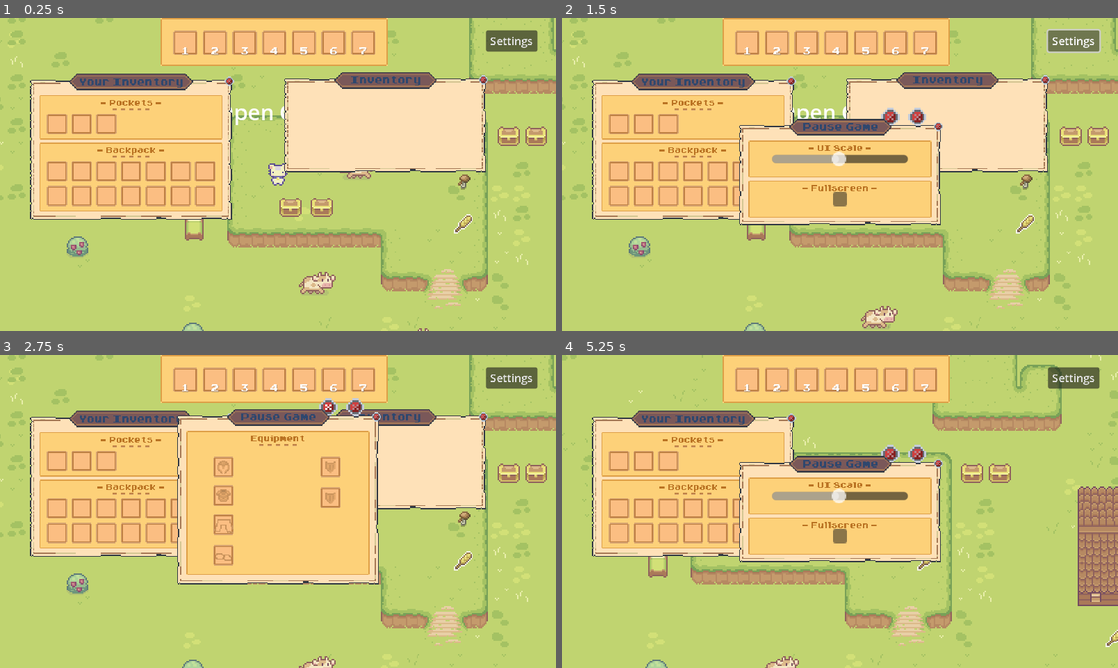
Above: before the commit, frames 1-4 (two rows, left to right).
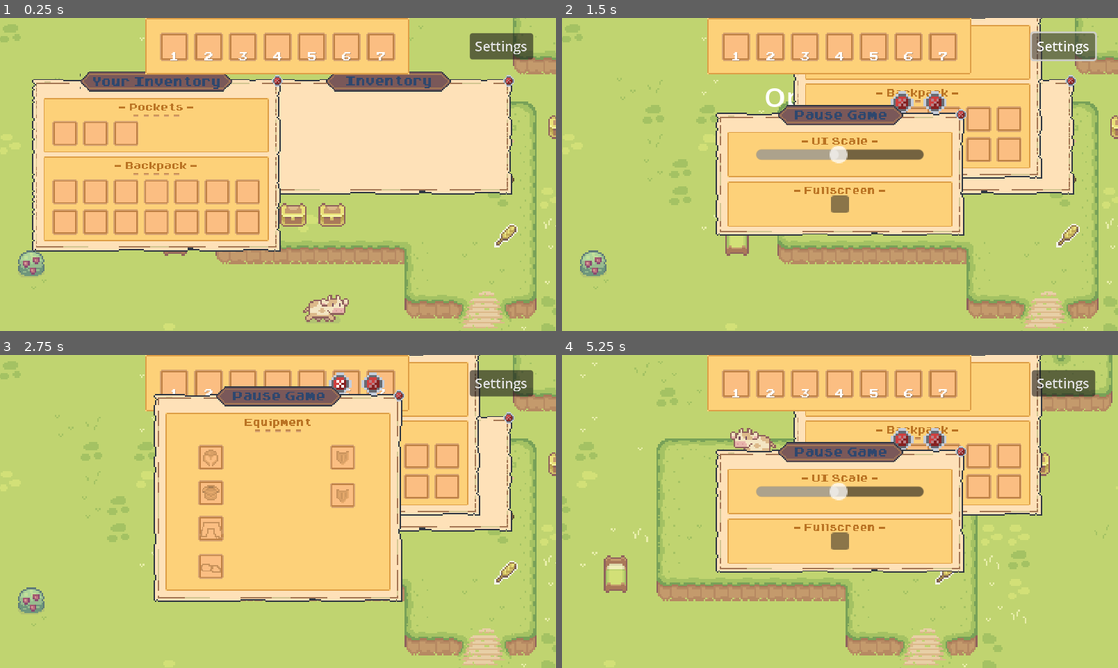
Above: after the commit, the same moments.

Repository: kawaiibats/tacobat
Game: Godot game, scene res://scenes/master.tscn
Same seed, same stepped clock (60 frames per second), same inputs: the game is played once before the commit and once after it. Sound files missing from this copy of the repository are replaced by a short silence.
Inputs (mouse positions are in pixels of both pictures, inside the frame that each line leads up to; where the layout moved, square brackets give the same spot in the first picture):
- Up to frame 1 (0.25 s): no input
- Up to frame 2 (1.5 s): drag from (639, 246) to (840, 174) at 0.52 s; click "Settings" at 1.25 s
- Up to frame 3 (2.75 s): click (339, 439) [328, 452] at 2 s
- Up to frame 4 (5.25 s): click (934, 383) [917, 408] at 2.75 s; tap Enter at 3.5 s; drag from (945, 461) to (840, 511) at 3.52 s; tap Space at 4.25 s; move the mouse to (695, 486) at 4.27 s; press the mouse at (695, 486) at 4.28 s; hold D (right) 4.28-5 s; release the mouse at (695, 486) at 5 s; drag from (617, 461) to (840, 511) at 5.02 s

The runs differ from the first frame. In frame 1, 39% of the frame differs, in the area x 0-100%, y 0-100%; in frame 2, 50%; in frame 3, 46%; in frame 4, 50%.

Commit message:
pivot fixes wip

Diff:
--- a/components/inventory/core/hotbar.tscn
+++ b/components/inventory/core/hotbar.tscn
@@ -11,6 +11,7 @@
 offset_right = 92.0
 offset_bottom = 39.0
 grow_horizontal = 2
+pivot_offset = Vector2(92, 0)
 texture = ExtResource("1_0rox8")
 region_rect = Rect2(354, 274, 28, 12)
 patch_margin_left = 27
--- a/components/inventory/inventory_ui/split_stack.tscn
+++ b/components/inventory/inventory_ui/split_stack.tscn
@@ -40,6 +40,7 @@
 anchor_bottom = 1.0
 grow_horizontal = 2
 grow_vertical = 2
+pivot_offset = Vector2(576, 324)
 color = Color(0, 0, 0, 0.466667)
 script = ExtResource("1_k2wcd")
 qty_slider_path = NodePath("main_panel/scale/quantity_slider")
--- a/components/managers/resource_manager.gd
+++ b/components/managers/resource_manager.gd
@@ -13,11 +13,6 @@
 	"jojiberry" : preload( "res://art/item_icon/apple.png" ),
 	"speed_trinket" : preload( "res://art/item_icon/speed_trinket.png" )
 }
-
-var tscn = {
-	"hotbar_slot": preload("res://components/inventory/core/hotbar_slot.gd")
-}
-
 
 
 @onready var stat_info = {}
--- a/project.godot
+++ b/project.godot
@@ -24,8 +24,6 @@
 
 [display]
 
-window/size/viewport_width=1420
-window/size/viewport_height=800
 window/stretch/mode="canvas_items"
 window/stretch/scale=3.5
 
--- a/scenes/master.tscn
+++ b/scenes/master.tscn
@@ -77,10 +77,10 @@
 anchor_top = 0.5
 anchor_right = 0.5
 anchor_bottom = 0.5
-offset_left = -20.0
-offset_top = -81.0
-offset_right = 176.0
-offset_bottom = 10.0
+offset_left = -33.0
+offset_top = -68.0
+offset_right = 163.0
+offset_bottom = 23.0
 grow_horizontal = 2
 grow_vertical = 2
 scale = Vector2(0.75, 0.75)
@@ -88,21 +88,16 @@
 
 [node name="quick_inventory_player" parent="ui/ui_container/windows" instance=ExtResource("6_5vlix")]
 layout_mode = 1
-offset_left = -205.0
-offset_top = -80.0
-offset_right = -9.0
-offset_bottom = 11.0
+offset_left = -170.0
+offset_top = -68.0
+offset_right = 26.0
+offset_bottom = 23.0
 scale = Vector2(0.75, 0.75)
 item_info_path = NodePath("../../item_info")
 
 [node name="hotbar" parent="ui/ui_container/windows" instance=ExtResource("7_raxsw")]
 layout_mode = 1
-anchors_preset = -1
-anchor_left = 0.494
-anchor_right = 0.494
-offset_left = -83.48
-offset_right = 100.52
-scale = Vector2(0.9, 0.9)
+scale = Vector2(0.85, 0.85)
 hotbarSize = 7
 
 [node name="buttons" type="Control" parent="ui/ui_container"]
